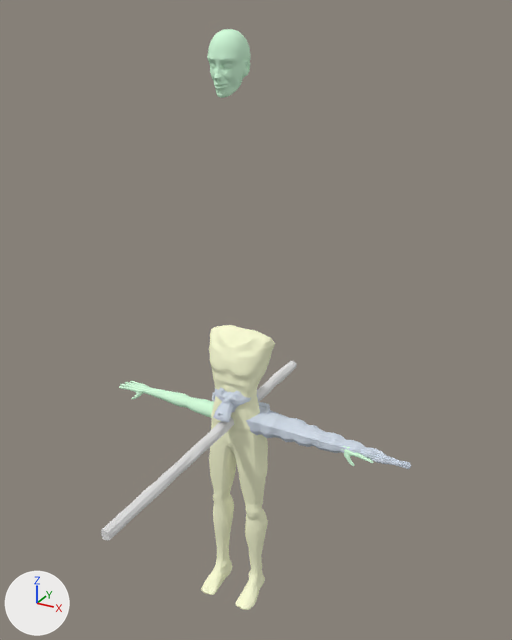
One commit to the Blender file misc/bonegroups.blend: the scene before it, then after it.
Rendered twice from a 50 mm camera at (6.1, -10.4, 7.36) aimed at (0.53, -0.28, 2.3). Lighting does not change. The marker at lower left points along +X, +Y and +Z.

Objects in the first picture: 'handheld', 'hat mesh', 'head mesh', 'left arm mesh', 'left tentacle', 'right arm mesh', 'torso mesh'.
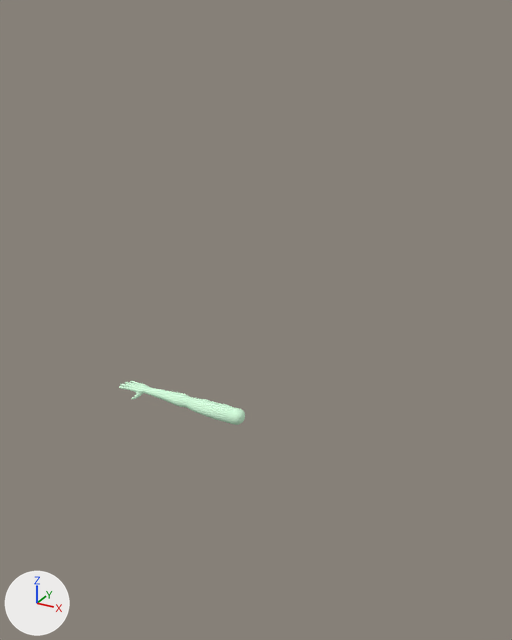
Boxes (x1, y1, x2, y2) around the edits, measured in the pictures (512 x 640 px):
'torso mesh', hidden
    before: (201, 325, 275, 610)
'left tentacle', hidden
    before: (246, 410, 411, 469)
'handheld', hidden
    before: (101, 361, 297, 541)
'head mesh', hidden (green)
    before: (207, 29, 251, 98)
'hat mesh', hidden
    before: (212, 388, 270, 422)
'left arm mesh', hidden
    before: (341, 446, 373, 466)

The edits, one by one:
Object 'left tentacle' (ob_left_tentacle) is now hidden.
Object 'handheld' (ob_handheld) turns from (0, 0, -0.3) to (0, 0, 0) degrees about x, y and z.
Object 'handheld' (ob_handheld) is now hidden.
Object 'left arm mesh' (ob_left_arm_mesh) is now hidden.
Object 'hat mesh' (ob_hat_mesh) is now hidden.
Object 'head mesh' (ob_head_mesh) is now hidden.
Object 'torso mesh' (ob_torso_mesh) is now hidden.
